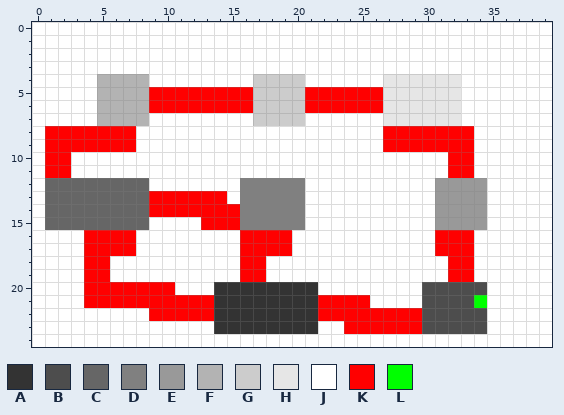
Two states of a pixel-art sprite, niveau.png. Above, as it was before the edit.
The file is 40x25 pixels.
Palette (. is transparent): A #333333  B #4d4d4d  C #666666  D #808080  E #999999  F #b3b3b3  G #cccccc  H #e6e6e6  J #ffffff  K #ff0000  L #00ff00
Pixels before, first column x 0:
 0 JJJJJJJJJJJJJJJJJJJJJJJJJJJJJJJJJJJJJJJJ
 1 JJJJJJJJJJJJJJJJJJJJJJJJJJJJJJJJJJJJJJJJ
 2 JJJJJJJJJJJJJJJJJJJJJJJJJJJJJJJJJJJJJJJJ
 3 JJJJJJJJJJJJJJJJJJJJJJJJJJJJJJJJJJJJJJJJ
 4 JJJJJFFFFJJJJJJJJGGGGJJJJJJHHHHHHJJJJJJJ
 5 JJJJJFFFFKKKKKKKKGGGGKKKKKKHHHHHHJJJJJJJ
 6 JJJJJFFFFKKKKKKKKGGGGKKKKKKHHHHHHJJJJJJJ
 7 JJJJJFFFFJJJJJJJJGGGGJJJJJJHHHHHHJJJJJJJ
 8 JKKKKKKKJJJJJJJJJJJJJJJJJJJKKKKKKKJJJJJJ
 9 JKKKKKKKJJJJJJJJJJJJJJJJJJJKKKKKKKJJJJJJ
10 JKKJJJJJJJJJJJJJJJJJJJJJJJJJJJJJKKJJJJJJ
11 JKKJJJJJJJJJJJJJJJJJJJJJJJJJJJJJKKJJJJJJ
12 JCCCCCCCCJJJJJJJDDDDDJJJJJJJJJJEEEEJJJJJ
13 JCCCCCCCCKKKKKKJDDDDDJJJJJJJJJJEEEEJJJJJ
14 JCCCCCCCCKKKKKKKDDDDDJJJJJJJJJJEEEEJJJJJ
15 JCCCCCCCCJJJJKKKDDDDDJJJJJJJJJJEEEEJJJJJ
16 JJJJKKKKJJJJJJJJKKKKJJJJJJJJJJJKKKJJJJJJ
17 JJJJKKKKJJJJJJJJKKKKJJJJJJJJJJJKKKJJJJJJ
18 JJJJKKJJJJJJJJJJKKJJJJJJJJJJJJJJKKJJJJJJ
19 JJJJKKJJJJJJJJJJKKJJJJJJJJJJJJJJKKJJJJJJ
20 JJJJKKKKKKKJJJAAAAAAAAJJJJJJJJBBBBBJJJJJ
21 JJJJKKKKKKKKKKAAAAAAAAKKKKJJJJBBBBLJJJJJ
22 JJJJJJJJJKKKKKAAAAAAAAKKKKKKKKBBBBBJJJJJ
23 JJJJJJJJJJJJJJAAAAAAAAJJKKKKKKBBBBBJJJJJ
24 JJJJJJJJJJJJJJJJJJJJJJJJJJJJJJJJJJJJJJJJ
After:
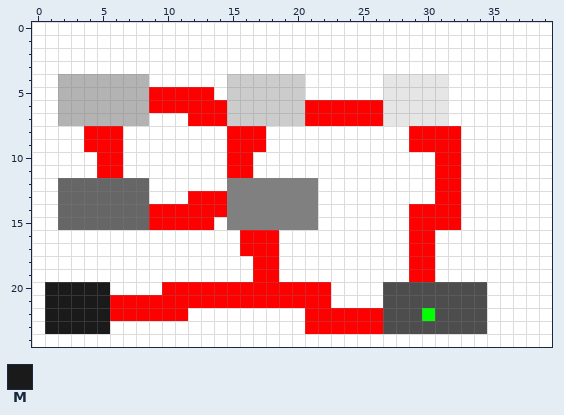
Colours new in this view: M #1a1a1a
The exact change:
The edit turns colour J into colour B in rows 20 to 21 at x 27 to 29.
The edit turns colour K into colour B in rows 22 to 23 at x 27 to 29.
The edit turns colour L into colour B in row 21 at x 34.
The edit turns colour J into colour D in rows 12 to 13 at x 15 and 21; in rows 14 to 15 at x 21.
The edit turns colour K into colour D in rows 14 to 15 at x 15.
The edit turns colour J into colour F in rows 4 to 7 at x 2 to 4.
The edit turns colour J into colour G in row 4 at x 15 to 16; in row 7 at x 15 to 16.
The edit turns colour K into colour G in rows 5 to 6 at x 15 to 16.
The edit turns colour A into colour J in rows 22 to 23 at x 14 to 20.
The edit turns colour C into colour J in rows 12 to 15 at x 1.
The edit turns colour E into colour J in rows 12 to 15 at x 33 to 34.
The edit turns colour H into colour J in rows 4 to 7 at x 32.
The edit turns colour K into colour J in row 5 at x 14 and 21 to 26; in rows 8 to 9 at x 1 to 3, 7, 27 to 28 and 33; in rows 10 to 11 at x 1 to 2 and 33; in row 13 at x 9 to 11; in row 15 at x 14; in rows 16 to 17 at x 4 to 7, 19 and 31 to 33.
The edit turns colour K into colour J in rows 18 to 19 at x 4 to 5, 16 and 32 to 33; in row 20 at x 6 to 9; in row 21 at x 23 to 25; in row 22 at x 12 to 13.
The edit turns colour A into colour K in rows 20 to 21 at x 14 to 21; in rows 22 to 23 at x 21.
The edit turns colour E into colour K in rows 12 to 15 at x 31 to 32.
The edit turns colour J into colour K in row 7 at x 12 to 14 and 21 to 26; in rows 8 to 9 at x 15 to 17; in rows 10 to 11 at x 5 to 6, 15 to 16 and 31; in row 14 at x 29 to 30; in row 15 at x 9 to 12 and 29 to 30; in rows 16 to 17 at x 29 to 30.
The edit turns colour J into colour K in rows 18 to 19 at x 18 and 29 to 30; in row 20 at x 11 to 13 and 22; in row 22 at x 6 to 8; in row 23 at x 22 to 23.
The edit turns colour B into colour L in row 22 at x 30.
The edit turns colour J into colour M in rows 20 to 21 at x 1 to 3; in rows 22 to 23 at x 1 to 5.
The edit turns colour K into colour M in rows 20 to 21 at x 4 to 5.
